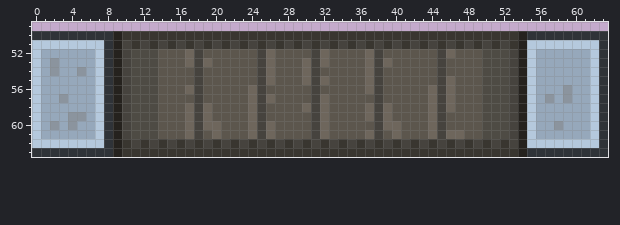
File history of a pixel-art sprite, assets/floor_tiles/old castle/DoorTop.png. The first picture shows the starting point.
The file is 64x64 pixels. Colours within 5 levels of each other are drawn and written as one. Shown: x 0..63, y 49..63.
Now the later version:
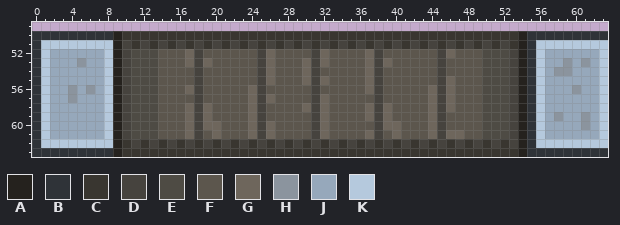
Palette (. is transparent): A #25221e  B #2f3338  C #393630  D #46433e  E #4e4b44  F #5c564d  G #6e665c  H #8b949e  J #96a8bb  K #b5c9dd
Message: Fixed door graphic popping when opened
The edit:
@@ x 0..63 @@
 50 BBBBBBBBBACCCCCCCCCCCCCCCCCCCCCCCCCCCCCCCCCCCCCCCCCCCCABBBBBBBBB
-51 KKKKKKKKBADCDCDCDCDCDCDCDCDCDCDCDCDCDCDCDCDCDCDCDCDCDCAKKKKKKKKB
-52 KJJJJJJKBADEEEFFFGDFFFFFFDGFFFFDGFFFFGDFFFFFFDGFFFEEEDAKJJJJJJKB
-53 KJHJJJJKBADEEEFFFGDGFFFFFDGFFFGDGFFFFGDGFFFFFDFFFFEEEDAKJJJJJJKB
-54 KJHJJHJKBADEEEFFFFDFFFFFFDGFFFGDFFFFFGDFFFFFFDFFFFEEEDAKJJJJJJKB
-55 KJJJJJJKBADEEEFFFFDFFFFFFDGFFFGDGFFFFGDFFFFFFDGFFFEEEDAKJJJJJJKB
-56 KJJJJJJKBADEEEFFFGDFFFFFGDFFFFFDFFFFFGDFFFFFGDGFFFEEEDAKJJJHJJKB
-57 KJJHJJJKBADEEEFFFFDFFFFFGDGFFFFDGFFFFFDFFFFFGDGFFFEEEDAKJHJHJJKB
-58 KJJJJJJKBADEEEFFFGDGFFFFGDFFFFGDGFFFFGDGFFFFGDGFFFEEEDAKJJJJJJKB
-59 KJJJHHJKBADEEEFFFGDGFFFFGDFFFFFDGFFFFGDGFFFFGDFFFFEEEDAKJJJJJJKB
-60 KJHJHJJKBADEEEFFFGDGGFFFGDGFFFFDGFFFFFDGGFFFGDFFFFEEEDAKJJHJJJKB
-61 KJJJJJJKBADEEEFFFGDFGFFFGDGFFFFDGFFFFGDFGFFFGDGGFFEEEDAKJJJJJJKB
-62 KKKKKKKKBACDCDCDCDCDCDCDCDCDCDCDCDCDCDCDCDCDCDCDCDCDCDAKKKKKKKKB
+51 BKKKKKKKKADCDCDCDCDCDCDCDCDCDCDCDCDCDCDCDCDCDCDCDCDCDCABKKKKKKKK
+52 BKJJJJJJKADEEEFFFGDFFFFFFDGFFFFDGFFFFGDFFFFFFDGFFFEEEDABKJJJJJJK
+53 BKJJJHJJKADEEEFFFGDGFFFFFDGFFFGDGFFFFGDGFFFFFDFFFFEEEDABKJJHJHJK
+54 BKJJJJJJKADEEEFFFFDFFFFFFDGFFFGDFFFFFGDFFFFFFDFFFFEEEDABKJHHJJJK
+55 BKJJJJJJKADEEEFFFFDFFFFFFDGFFFGDGFFFFGDFFFFFFDGFFFEEEDABKJJJJJJK
+56 BKJJHJHJKADEEEFFFGDFFFFFGDFFFFFDFFFFFGDFFFFFGDGFFFEEEDABKJJJHJJK
+57 BKJJHJJJKADEEEFFFFDFFFFFGDGFFFFDGFFFFFDFFFFFGDGFFFEEEDABKJJJJJJK
+58 BKJJJJJJKADEEEFFFGDGFFFFGDFFFFGDGFFFFGDGFFFFGDGFFFEEEDABKJJJJJJK
+59 BKJJJJJJKADEEEFFFGDGFFFFGDFFFFFDGFFFFGDGFFFFGDFFFFEEEDABKJHJJHJK
+60 BKJJJJJJKADEEEFFFGDGGFFFGDGFFFFDGFFFFFDGGFFFGDFFFFEEEDABKJJJJHJK
+61 BKJJJJJJKADEEEFFFGDFGFFFGDGFFFFDGFFFFGDFGFFFGDGGFFEEEDABKJJJJJJK
+62 BKKKKKKKKACDCDCDCDCDCDCDCDCDCDCDCDCDCDCDCDCDCDCDCDCDCDABKKKKKKKK
 63 BBBBBBBBBACCCCCCCCCCCCCCCCCCCCCCCCCCCCCCCCCCCCCCCCCCCCABBBBBBBBB
Where, in picture pixels (left, top, right, bottom), the same in both pictures:
changed: (32, 40, 113, 148)
changed: (527, 40, 608, 148)
